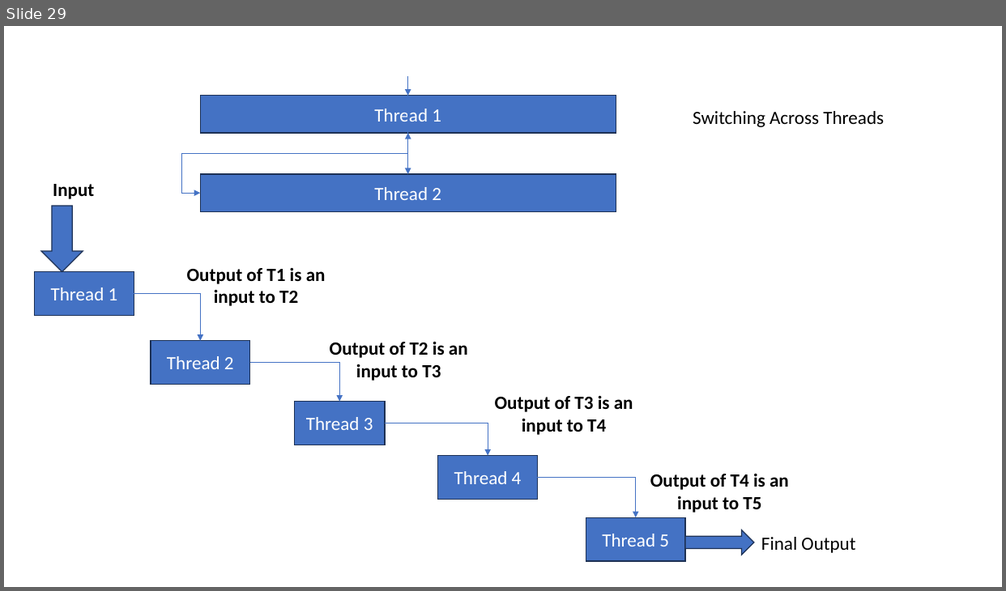
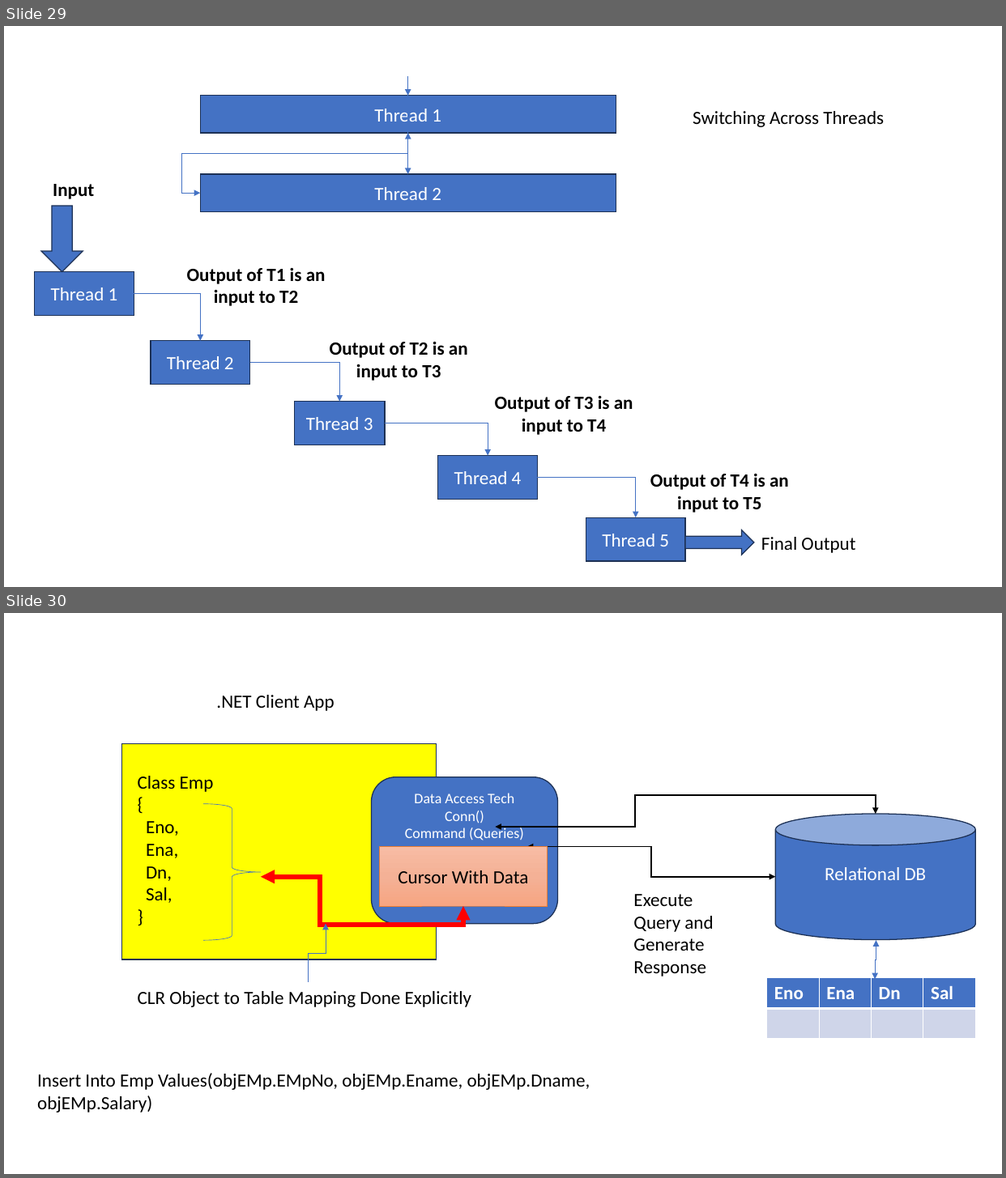
Before and after one commit to maheshsabnis/capita_sept_2023_Oct, a slide deck: Images.pptx. Shown one above the other, each under a label of ours: slide 29 before the commit, slides 29 and 30 after it. The pictures are 1006x591 and 1006x1178 pixels, drawn with LibreOffice and Linux fonts; fonts in the diff are those of the drawing. Boxes give left, top, right and bottom in pixels: in the first picture for what was removed or moved away, otherwise in the second. Text is boxed around its words. In the diff, an @@ line names an element or a change of style, - is before the commit and + after.

Commit message:
Data for Readme

```diff
--- a/Images.pptx
+++ b/Images.pptx
@@ slide 30 added at [4, 613, 1002, 1174], background #FFFFFF @@
@@ text added at [216, 695, 334, 711], 18 pt, text #000000 @@
+.NET Client App
@@ rectangle added at [121, 743, 436, 960], fill #FFFF00, outline #1E3256 1 pt @@
@@ text added at [138, 776, 214, 903], 18 pt, text #000000 @@
+Class Emp
+{
+Eno,
+Ena,
+Dn,
+Sal,
+}
@@ rounded rectangle added at [372, 777, 558, 924], fill #4472C4, outline #1E3256 1 pt, 14 pt, text #FFFFFF @@
+Data Access Tech
+Conn()
+Command (Queries)
@@ right brace added at [203, 804, 261, 940], outline #4472C4 0.5 pt @@
@@ elbow double arrow added from (495, 827) to (876, 814), #000000 1.5 pt @@
@@ cylinder added at [776, 814, 976, 939], fill #4472C4, outline #1E3256 1 pt, 18 pt, text #FFFFFF @@
+Relational DB
@@ rectangle added at [380, 846, 548, 906], fill gradient #F7BDA5 to #F5B196 to #F8A582, outline #ED7D31 0.5 pt, 18 pt, text #000000 @@
+Cursor With Data
@@ elbow double arrow added from (527, 846) to (776, 877), #000000 1.5 pt @@
@@ elbow double arrow added from (261, 877) to (463, 906), #FF0000 4.5 pt @@
@@ text added at [633, 894, 713, 977], 18 pt, text #000000 @@
+Execute Query and Generate Response
@@ elbow arrow added from (309, 983) to (326, 924), #4472C4 0.5 pt @@
@@ elbow double arrow added from (876, 979) to (876, 940), #4472C4 0.5 pt @@
@@ text added at [138, 991, 471, 1007], 18 pt, text #000000 @@
+CLR Object to Table Mapping Done Explicitly
@@ table added at [767, 978, 977, 1039], 2 rows, 4 columns @@
+Eno | Ena | Dn | Sal
+ |  |  | 
@@ text added at [37, 1073, 590, 1113], 18 pt, text #000000 @@
+Insert Into Emp Values(objEMp.EMpNo, objEMp.Ename, objEMp.Dname, objEMp.Salary)
```
Also in this commit, not shown: 2 other slides added, 2 other files.
